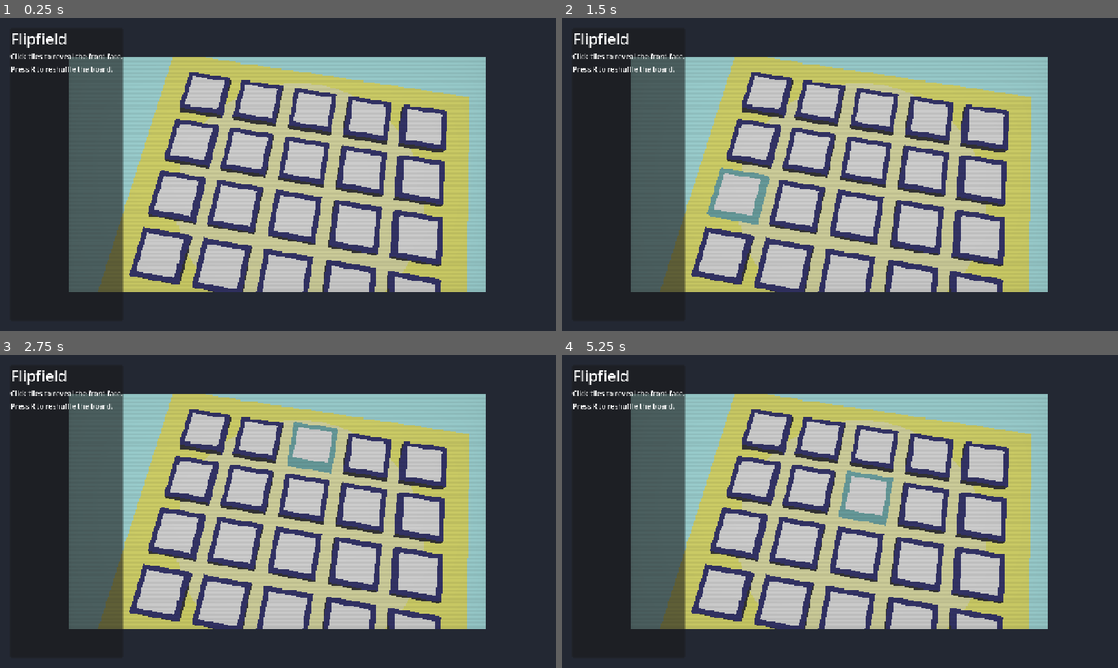
Above: before the commit, frames 1-4 (two rows, left to right).
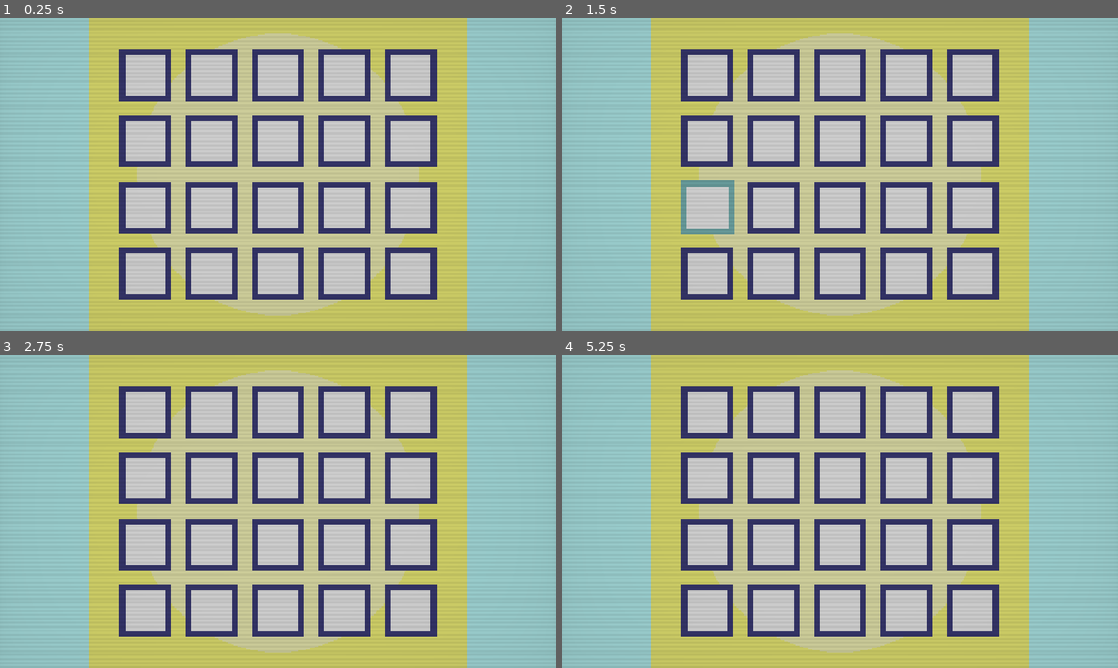
Above: after the commit, the same moments.

Repository: jamsaltman/game1
Game: Godot game, scene res://scenes/main.tscn
Same seed, same stepped clock (60 frames per second), same inputs: the game is played once before the commit and once after it.
Inputs (mouse positions are in pixels of both pictures, inside the frame that each line leads up to):
- Up to frame 1 (0.25 s): no input
- Up to frame 2 (1.5 s): tap R at 0.5, 0.6, 1.25, 1.35 s; move the mouse to (962, 158) at 0.52 s; click (962, 158) at 0.67 s; move the mouse to (728, 190) at 1.27 s; click (728, 190) at 1.42 s
- Up to frame 3 (2.75 s): tap R at 2, 2.1 s; move the mouse to (333, 442) at 2.02 s; click (333, 442) at 2.17 s
- Up to frame 4 (5.25 s): tap R at 2.75, 2.85, 3.5, 3.6, 4.25, 4.35, 5.1 s; move the mouse to (812, 574) at 2.77 s; click (812, 574) at 2.92 s; move the mouse to (1006, 558) at 3.52 s; click (1006, 558) at 3.67 s; move the mouse to (673, 464) at 4.27 s; click (673, 464) at 4.42 s; move the mouse to (867, 511) at 5.02 s; click (867, 511) at 5.17 s

The runs differ from the first frame. In frame 1, 84% of the frame differs, in the area x 0-100%, y 0-100%; in frame 2, 84%; in frame 3, 85%; in frame 4, 84%.

Commit message:
Make board fill screen with top-down camera

Diff:
--- a/scenes/main.tscn
+++ b/scenes/main.tscn
@@ -24,16 +24,6 @@
 grow_vertical = 2
 script = ExtResource("1")
 
-[node name="Background" type="ColorRect" parent="."]
-layout_mode = 1
-anchors_preset = 15
-anchor_right = 1.0
-anchor_bottom = 1.0
-grow_horizontal = 2
-grow_vertical = 2
-color = Color(0.137255, 0.156863, 0.2, 1)
-mouse_filter = 2
-
 [node name="GameViewport" type="SubViewport" parent="."]
 handle_input_locally = false
 disable_3d = false
@@ -45,9 +35,10 @@
 [node name="Board" parent="GameViewport/World" instance=ExtResource("2")]
 
 [node name="Camera3D" type="Camera3D" parent="GameViewport/World"]
-transform = Transform3D(0.984808, -0.163176, 0.0593912, 0, 0.34202, 0.939693, -0.173648, -0.925417, 0.336824, 0, 8.4, 2.7)
+transform = Transform3D(1, 0, 0, 0, -4.37114e-08, 1, 0, -1, -4.37114e-08, 0, 8.4, 0)
+projection = 1
 current = true
-fov = 33.0
+size = 7.5
 
 [node name="SunLight" type="DirectionalLight3D" parent="GameViewport/World"]
 transform = Transform3D(0.906308, -0.365998, -0.211309, 0, 0.500001, -0.866025, 0.422618, 0.784886, 0.453153, 0, 7, 0)
@@ -72,54 +63,13 @@
 grow_vertical = 2
 mouse_filter = 2
 
-[node name="PixelCenter" type="CenterContainer" parent="UI"]
+[node name="PixelDisplay" type="TextureRect" parent="UI"]
 layout_mode = 1
 anchors_preset = 15
 anchor_right = 1.0
 anchor_bottom = 1.0
 grow_horizontal = 2
 grow_vertical = 2
-mouse_filter = 2
-
-[node name="PixelDisplay" type="TextureRect" parent="UI/PixelCenter"]
-custom_minimum_size = Vector2(960, 540)
-layout_mode = 2
 stretch_mode = 6
 mouse_filter = 2
 material = SubResource("2")
-
-[node name="OverlayMargin" type="MarginContainer" parent="UI"]
-layout_mode = 1
-anchors_preset = 15
-anchor_right = 1.0
-anchor_bottom = 1.0
-grow_horizontal = 2
-grow_vertical = 2
-theme_override_constants/margin_left = 24
-theme_override_constants/margin_top = 24
-theme_override_constants/margin_right = 24
-theme_override_constants/margin_bottom = 24
-mouse_filter = 2
-
-[node name="OverlayPanel" type="PanelContainer" parent="UI/OverlayMargin"]
-layout_mode = 2
-size_flags_horizontal = 0
-mouse_filter = 2
-
-[node name="OverlayContent" type="VBoxContainer" parent="UI/OverlayMargin/OverlayPanel"]
-layout_mode = 2
-theme_override_constants/separation = 6
-
-[node name="Title" type="Label" parent="UI/OverlayMargin/OverlayPanel/OverlayContent"]
-layout_mode = 2
-text = "Flipfield"
-theme_override_font_sizes/font_size = 34
-
-[node name="Subtitle" type="Label" parent="UI/OverlayMargin/OverlayPanel/OverlayContent"]
-layout_mode = 2
-text = "Click tiles to reveal the front face."
-theme_override_font_sizes/font_size = 16
-
-[node name="Hint" type="Label" parent="UI/OverlayMargin/OverlayPanel/OverlayContent"]
-layout_mode = 2
-text = "Press R to reshuffle the board."
--- a/scripts/board.gd
+++ b/scripts/board.gd
@@ -58,6 +58,7 @@
 			_tile_data.append(tile_data)
 
 	_update_board_base()
+	fit_camera(get_viewport().get_camera_3d(), get_viewport().size)
 
 
 func update_hover(screen_pos: Vector2, active: bool) -> void:
@@ -132,3 +133,21 @@
 	material.roughness = 0.94
 	material.texture_filter = BaseMaterial3D.TEXTURE_FILTER_NEAREST
 	_board_base.set_surface_override_material(0, material)
+
+
+func fit_camera(camera: Camera3D, viewport_size: Vector2) -> void:
+	if camera == null:
+		return
+
+	var safe_size := Vector2(maxf(viewport_size.x, 1.0), maxf(viewport_size.y, 1.0))
+	var board_width := maxf((grid_width - 1) * tile_spacing + tile_size, tile_size)
+	var board_height := maxf((grid_height - 1) * tile_spacing + tile_size, tile_size)
+	var aspect_ratio := safe_size.x / safe_size.y
+	var framing_padding := 1.2
+	var required_height := board_height + framing_padding
+	var required_width_as_height := (board_width + framing_padding) / maxf(aspect_ratio, 0.001)
+
+	camera.projection = Camera3D.PROJECTION_ORTHOGONAL
+	camera.size = maxf(required_height, required_width_as_height)
+	camera.position = Vector3(0.0, 8.4, 0.0)
+	camera.look_at(Vector3.ZERO, Vector3.BACK)
--- a/scripts/main.gd
+++ b/scripts/main.gd
@@ -1,24 +1,16 @@
 extends Control
 
-const BASE_RENDER_SIZE := Vector2i(480, 270)
-
 @onready var _game_viewport: SubViewport = $GameViewport
-@onready var _pixel_display: TextureRect = $UI/PixelCenter/PixelDisplay
+@onready var _pixel_display: TextureRect = $UI/PixelDisplay
 @onready var _board = $GameViewport/World/Board
-
-var _display_scale: int = 1
+@onready var _camera: Camera3D = $GameViewport/World/Camera3D
 
 
 func _ready() -> void:
-	_game_viewport.size = BASE_RENDER_SIZE
 	_game_viewport.render_target_update_mode = SubViewport.UPDATE_ALWAYS
 
 	_pixel_display.texture = _game_viewport.get_texture()
 	_pixel_display.texture_filter = CanvasItem.TEXTURE_FILTER_NEAREST
-
-	var filter_material := _pixel_display.material as ShaderMaterial
-	if filter_material != null:
-		filter_material.set_shader_parameter("source_size", Vector2(BASE_RENDER_SIZE))
 
 	get_viewport().size_changed.connect(_resize_display)
 	_resize_display()
@@ -42,13 +34,15 @@
 
 func _resize_display() -> void:
 	var window_size := get_viewport_rect().size
-	_display_scale = maxi(1, int(floor(min(window_size.x / float(BASE_RENDER_SIZE.x), window_size.y / float(BASE_RENDER_SIZE.y)))))
-	var scaled_size := Vector2(BASE_RENDER_SIZE * _display_scale)
-	_pixel_display.custom_minimum_size = scaled_size
+	var viewport_size := Vector2i(maxi(1, int(window_size.x)), maxi(1, int(window_size.y)))
+	_game_viewport.size = viewport_size
 
 	var filter_material := _pixel_display.material as ShaderMaterial
 	if filter_material != null:
-		filter_material.set_shader_parameter("display_scale", float(_display_scale))
+		filter_material.set_shader_parameter("source_size", Vector2(viewport_size))
+		filter_material.set_shader_parameter("display_scale", 1.0)
+
+	_board.fit_camera(_camera, window_size)
 
 
 func _get_pointer_data() -> Dictionary:
@@ -60,9 +54,9 @@
 			"position": Vector2.ZERO,
 		}
 
-	var local_position := (mouse_position - display_rect.position) / float(_display_scale)
-	local_position.x = clampf(local_position.x, 0.0, BASE_RENDER_SIZE.x - 1.0)
-	local_position.y = clampf(local_position.y, 0.0, BASE_RENDER_SIZE.y - 1.0)
+	var local_position := mouse_position - display_rect.position
+	local_position.x = clampf(local_position.x, 0.0, _game_viewport.size.x - 1.0)
+	local_position.y = clampf(local_position.y, 0.0, _game_viewport.size.y - 1.0)
 	return {
 		"inside": true,
 		"position": local_position,
